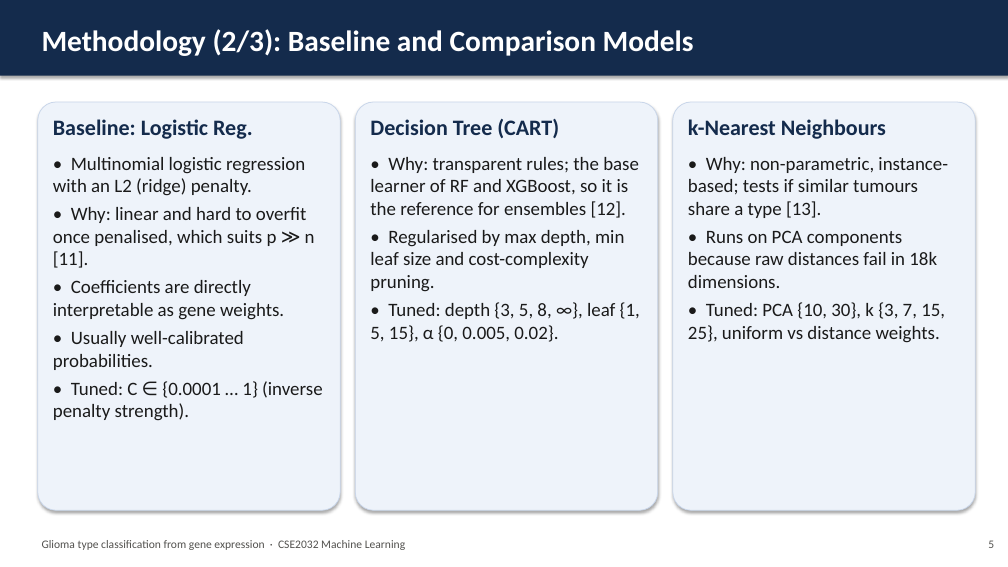
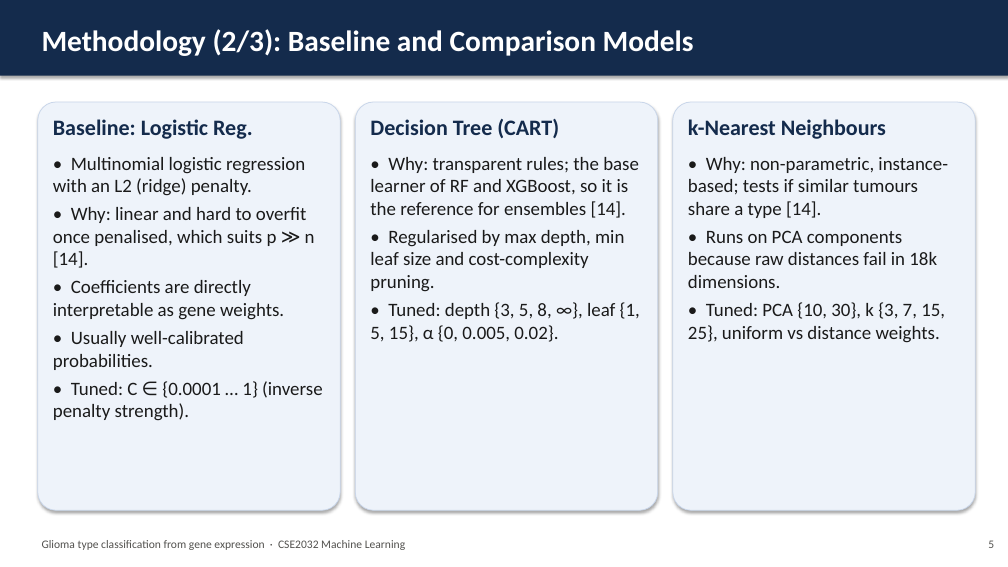
Before and after one commit to isitraghav/glioma-classification-ml, a slide deck: slide 6 of report/Final_Presentation.pptx. Drawn at 1008x567 pixels with LibreOffice and Linux fonts; fonts in the diff are those of the drawing. Boxes give left, top, right and bottom in pixels: in the first picture for what was removed or moved away, otherwise in the second. Text is boxed around its words. In the diff, an @@ line names an element or a change of style, - is before the commit and + after.

```diff
--- a/report/Final_Presentation.pptx
+++ b/report/Final_Presentation.pptx
@@ text at [370,157,639,218]: text changed @@
-• Why: transparent rules; the base learner of RF and XGBoost, so it is the reference for ensembles [12].
+• Why: transparent rules; the base learner of RF and XGBoost, so it is the reference for ensembles [14].
@@ text at [688,157,948,218]: text changed @@
-• Why: non-parametric, instance-based; tests if similar tumours share a type [13].
+• Why: non-parametric, instance-based; tests if similar tumours share a type [14].
@@ text at [53,207,315,268]: text changed @@
-• Why: linear and hard to overfit once penalised, which suits p ≫ n [11].
+• Why: linear and hard to overfit once penalised, which suits p ≫ n [14].
```
Also in this commit, not shown: 12 other slides changed, 23 other files.
